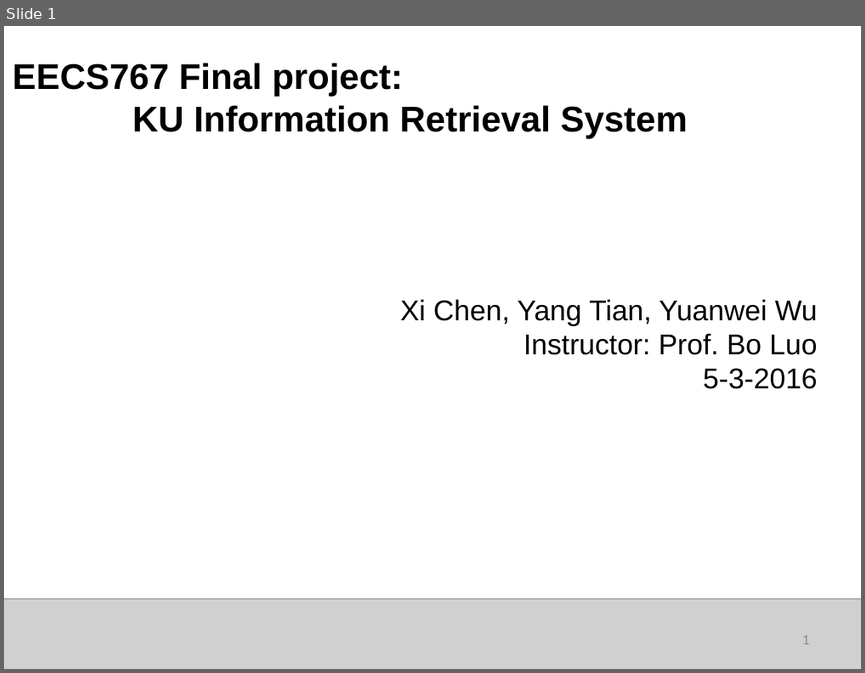
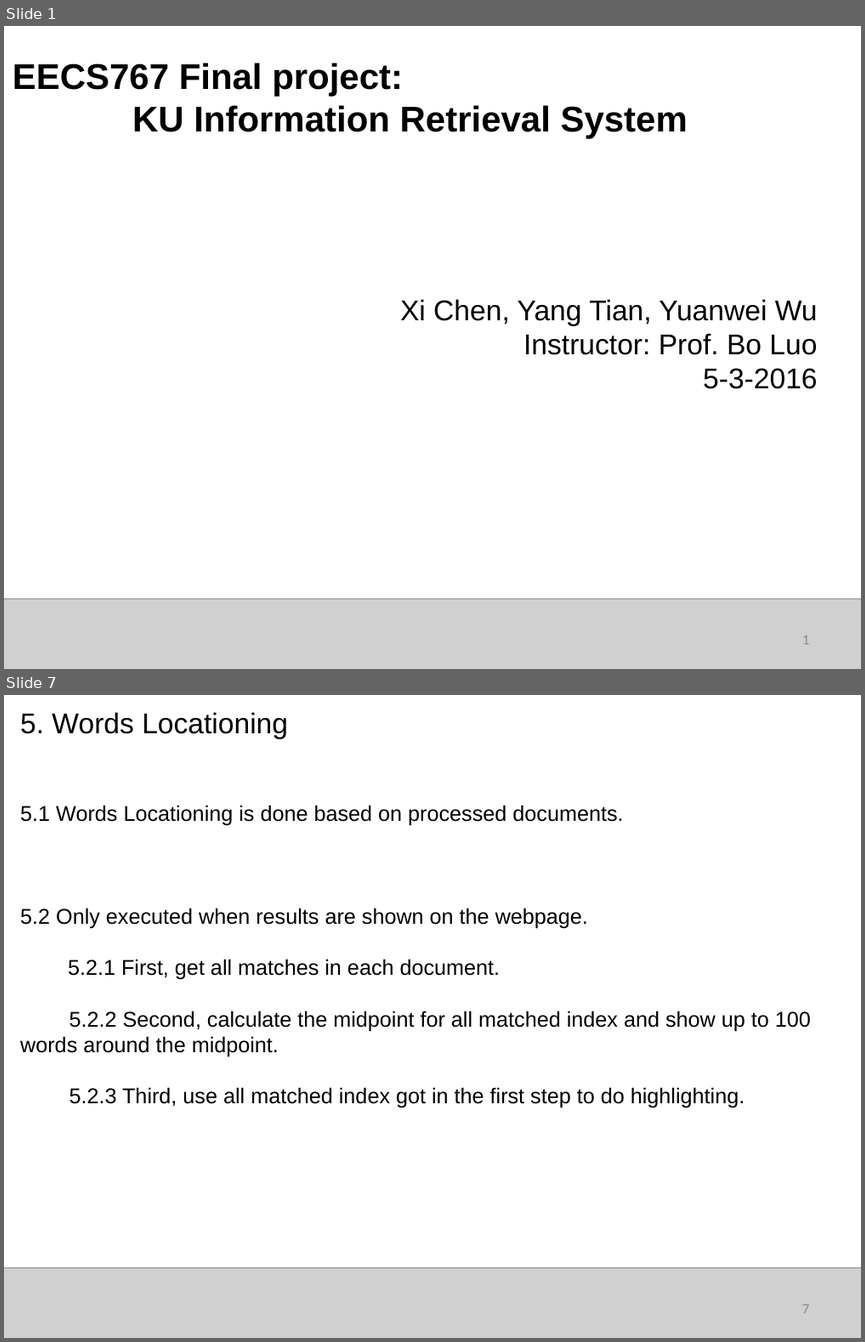
Before and after one commit to RyanCV/Information-Retrieval, a slide deck: EECS767_05032016.pptx. Shown one above the other, each under a label of ours: slide 1 before the commit, slides 1 and 7 after it; the slides between them are not shown. The pictures are 865x673 and 865x1342 pixels, drawn with LibreOffice and Linux fonts; fonts in the diff are those of the drawing; grey boxes stand for pictures. Boxes give left, top, right and bottom in pixels: in the first picture for what was removed or moved away, otherwise in the second. Text is boxed around its words. In the diff, an @@ line names an element or a change of style, - is before the commit and + after.

```diff
--- a/EECS767_05032016.pptx
+++ b/EECS767_05032016.pptx
@@ slide 7 added at [4, 695, 861, 1338], background #FFFFFF @@
@@ text added at [20, 712, 288, 739], 24 pt, text #000000 @@
+5. Words Locationing
@@ text added at [20, 805, 811, 1108], 18 pt, text #000000 @@
+5.1 Words Locationing is done based on processed documents.
+5.2 Only executed when results are shown on the webpage.
+5.2.1 First, get all matches in each document.
+5.2.2 Second, calculate the midpoint for all matched index and show up to 100 words around the midpoint.
+5.2.3 Third, use all matched index got in the first step to do highlighting.
@@ picture added at [4, 1267, 861, 1338] @@
@@ page number added at [802, 1304, 809, 1313], 12 pt, text #898989 @@
+7
```
Also in this commit, not shown: 9 slides changed.
